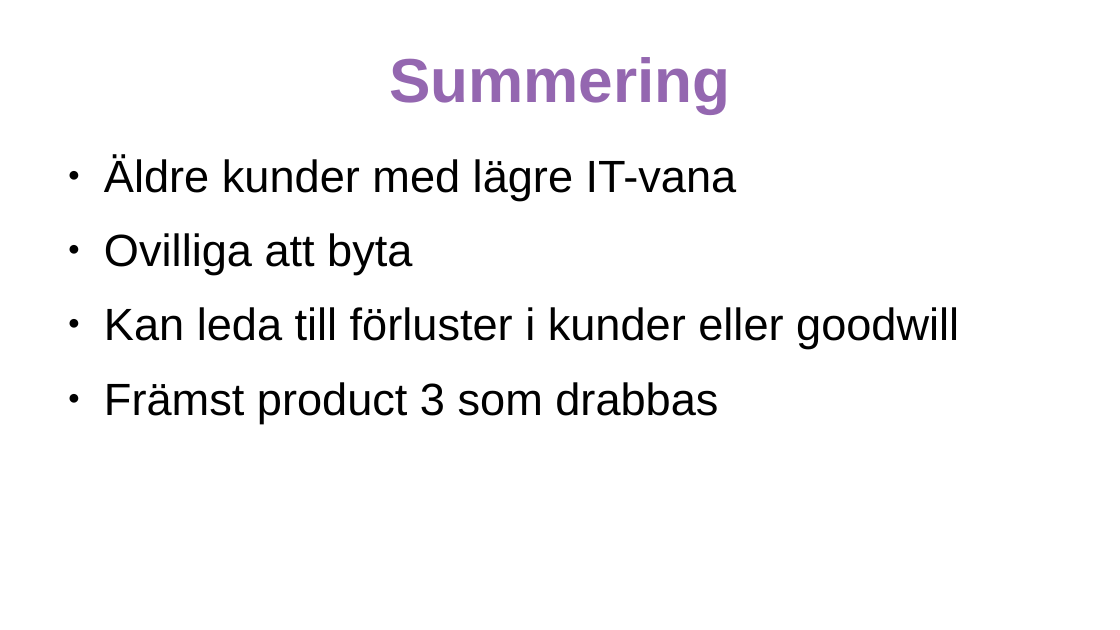
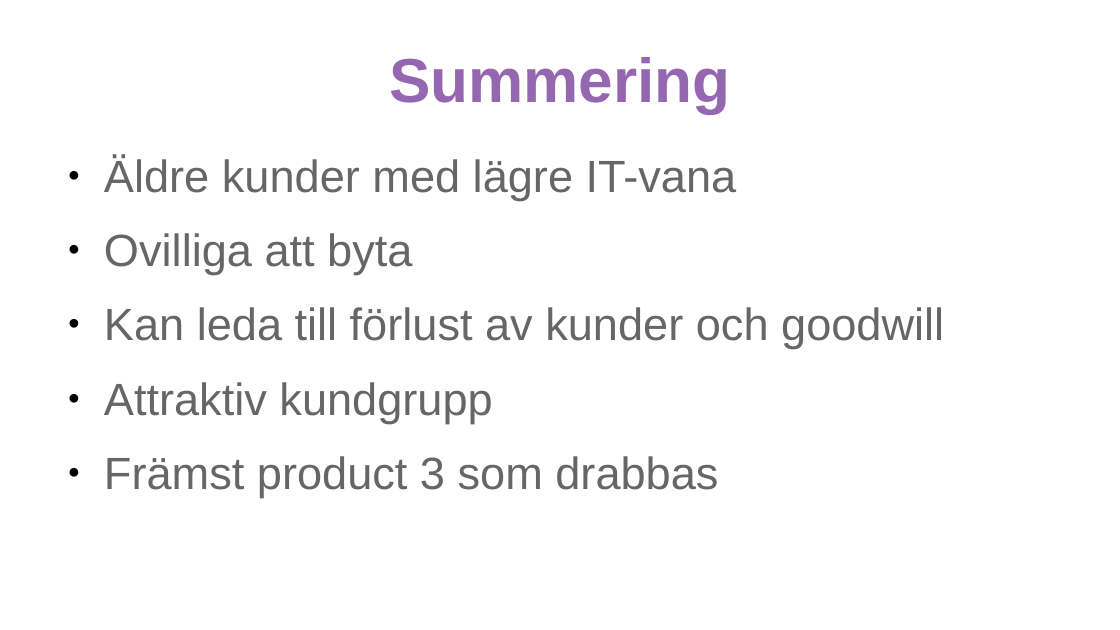
Before and after one commit to samfromsatc/payment_method_case_if, a slide deck: slide 8 of presentation_payment_method.odp. Drawn at 1120x630 pixels with LibreOffice and Linux fonts; fonts in the diff are those of the drawing. Boxes give left, top, right and bottom in pixels: in the first picture for what was removed or moved away, otherwise in the second. Text is boxed around its words. In the diff, an @@ line names an element or a change of style, - is before the commit and + after.

```diff
--- a/presentation_payment_method.odp
+++ b/presentation_payment_method.odp
@@ text at [104,157,737,497]: text colour #000000 to #666666 in "Äldre kunder med lägre IT-vana", "Ovilliga att byta", "Främst product 3 som drabbas" @@
@@ text at [104,307,944,423]: text changed; text colour #000000 to #666666 @@
-● Kan leda till förluster i kunder eller goodwill
+● Kan leda till förlust av kunder och goodwill
+● Attraktiv kundgrupp
```
Also in this commit, not shown: 6 other slides changed, 3 slides added, 2 slides removed, 10 other files.
